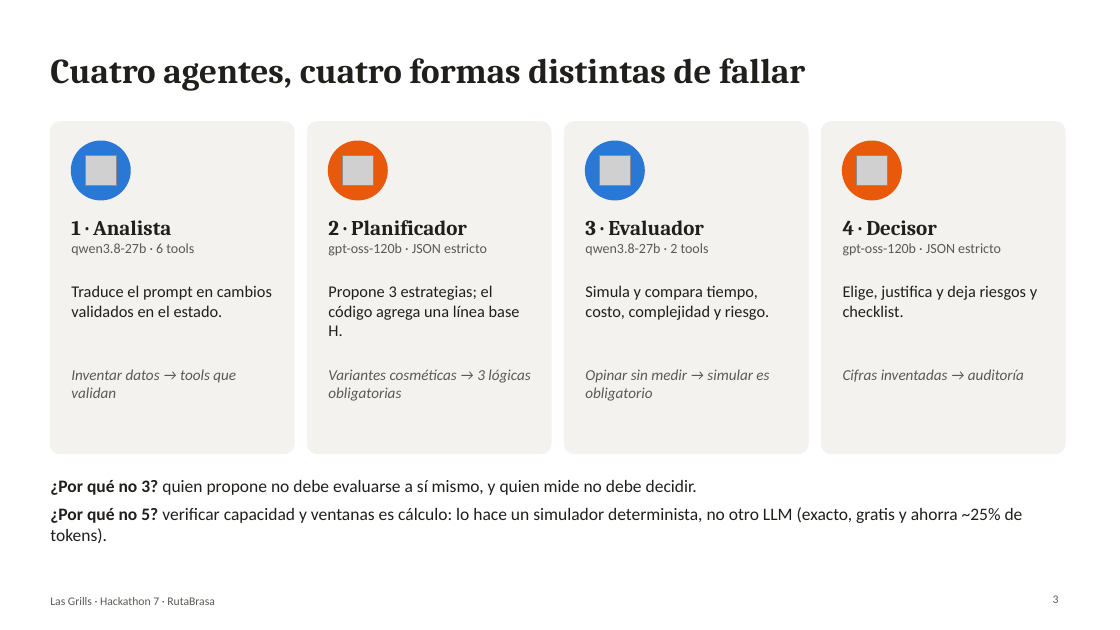
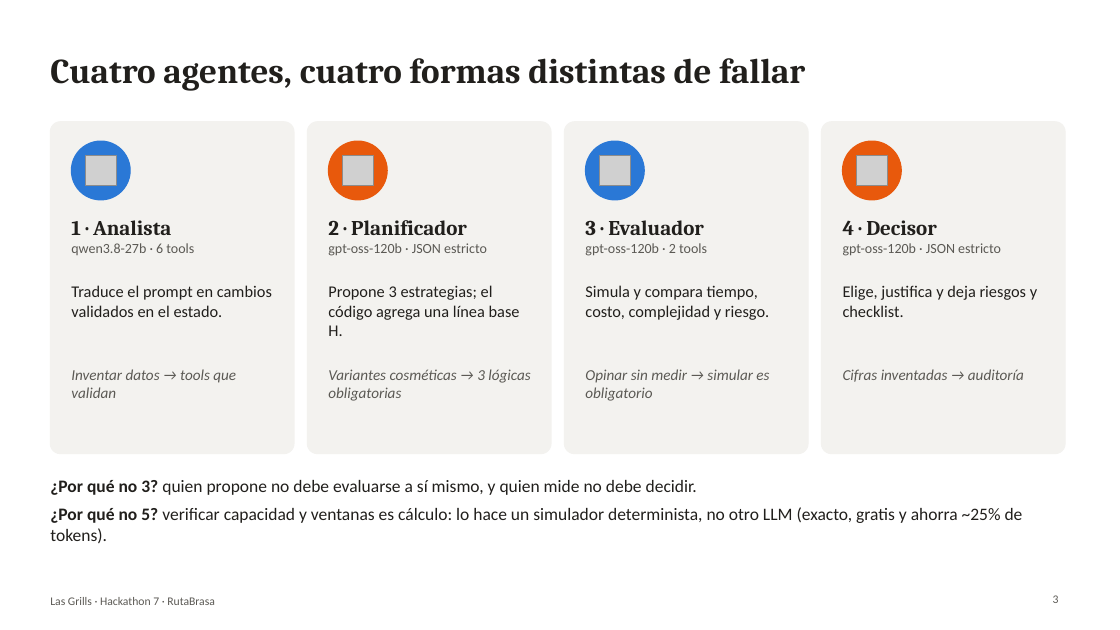
Before and after one commit to nayeli-guzman/multi-agent-groq, a slide deck: slide 3 of entregables/Presentacion_LasGrills_Hackathon7.pptx. Drawn at 1120x630 pixels with LibreOffice and Linux fonts; fonts in the diff are those of the drawing; grey boxes stand for pictures. Boxes give left, top, right and bottom in pixels: in the first picture for what was removed or moved away, otherwise in the second. Text is boxed around its words. In the diff, an @@ line names an element or a change of style, - is before the commit and + after.

```diff
--- a/entregables/Presentacion_LasGrills_Hackathon7.pptx
+++ b/entregables/Presentacion_LasGrills_Hackathon7.pptx
@@ text at [585,243,707,256]: text changed @@
-qwen3.8-27b · 2 tools
+gpt-oss-120b · 2 tools
```
Also in this commit, not shown: 2 other slides changed, 33 other files.
